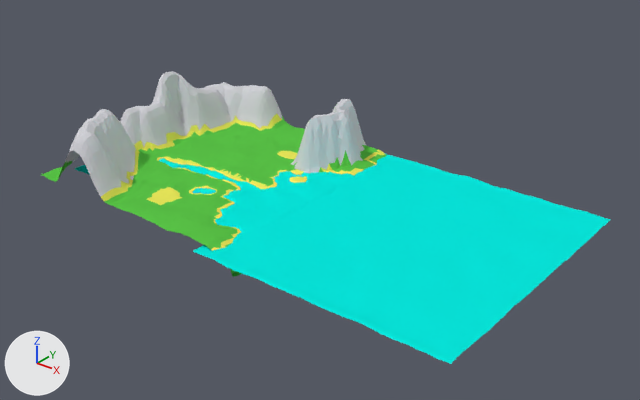
The Blender file Assets/Models/Level1.blend, before and after one commit.
One viewpoint serves both versions: a 50 mm lens placed at (448.0, -447.0, 276.0), pointed at (93.0, -3.0, 0.0). The lights are fixed; the arrows at lower left show +X, +Y and +Z. Mesh edges are drawn as thin lines on the coarser meshes.

The older version as bpy lines, for what is in view:
```python
me_plane_001 = bpy.data.meshes.new('Plane.001')
me_plane_001.from_pydata(...)  # 4243 vertices, 8214 faces; spans x -1.01..1.0, y -1.01..1.0, z -0.27..0.5
# faces by material slot: [4447, 2211, 1556]
me_plane_001.materials.append(mat_grass)  # green #5ac347
me_plane_001.materials.append(mat_stone)  # light grey #d3d3d8
me_plane_001.materials.append(mat_material)  # yellow #e7e75a
me_plane_003 = bpy.data.meshes.new('Plane.003')
me_plane_003.from_pydata(...)  # 4225 vertices, 8192 faces; spans x -1.0..1.0, y -1.02..1.0, z -0.04..0.01
me_plane_003.materials.append(mat_water)  # cyan #09e7dd
me_plane_005 = bpy.data.meshes.new('Plane.005')
me_plane_005.from_pydata(...)  # 4225 vertices, 8192 faces; spans x -1.0..1.0, y -1.0..1.0, z -0.02..0.01
me_plane_005.materials.append(mat_water)  # cyan #09e7dd
ob_plane = bpy.data.objects.new('Plane', me_plane_001)
ob_plane.location = (0.0, 0.0, 0.0)
ob_plane.scale = (100.0, 100.0, 100.0)
ob_plane_001 = bpy.data.objects.new('Plane.001', me_plane_005)
ob_plane_001.location = (168.9, -2.9, -2.5)
ob_plane_001.scale = (96.1, 105.0, 96.1)
ob_plane_002 = bpy.data.objects.new('Plane.002', me_plane_003)
ob_plane_002.location = (3.5, -12.4, -1.9)
ob_plane_002.scale = (96.1, 62.2, 96.1)
```
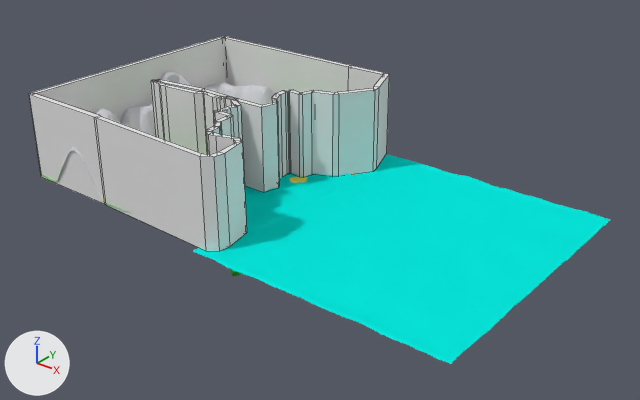
What differs and where, as boxes [x1, y1, x2, y2] in the pictures (640 x 400 px):
'Cube', added: after [29, 36, 389, 251]
'Plane', unchanged, covered by the edit: [41, 71, 387, 277] in both

The change, as a list of edits to the scene's bpy script:
```text
Add me_cube:
    me_cube.from_pydata(...)  # 276 vertices, 274 faces; spans x -78.0..115.0, y -2.0..91.0, z -1.0..1.0
Add ob_cube:
    ob_cube = bpy.data.objects.new('Cube', me_cube)
    ob_cube.location = (-24.9, -96.7, 30.3)
    ob_cube.scale = (1.0, 2.22, 32.9)
```
